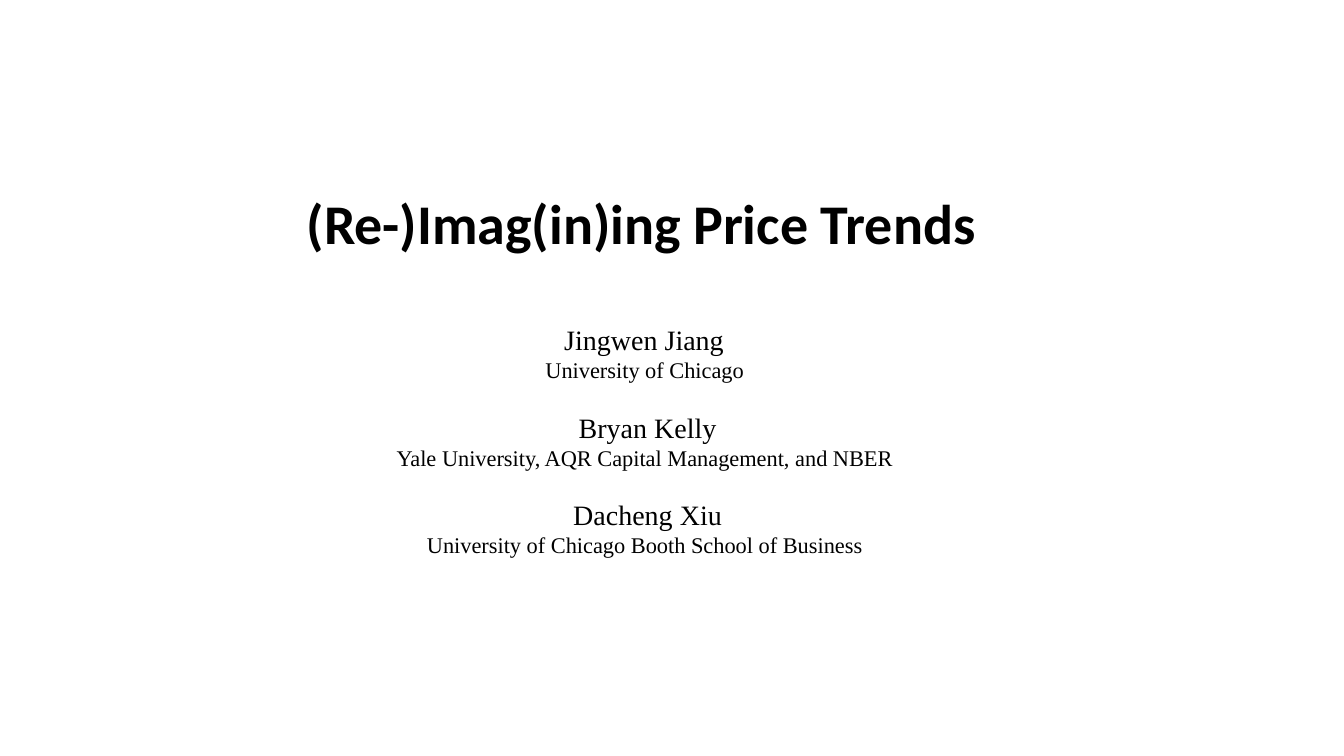
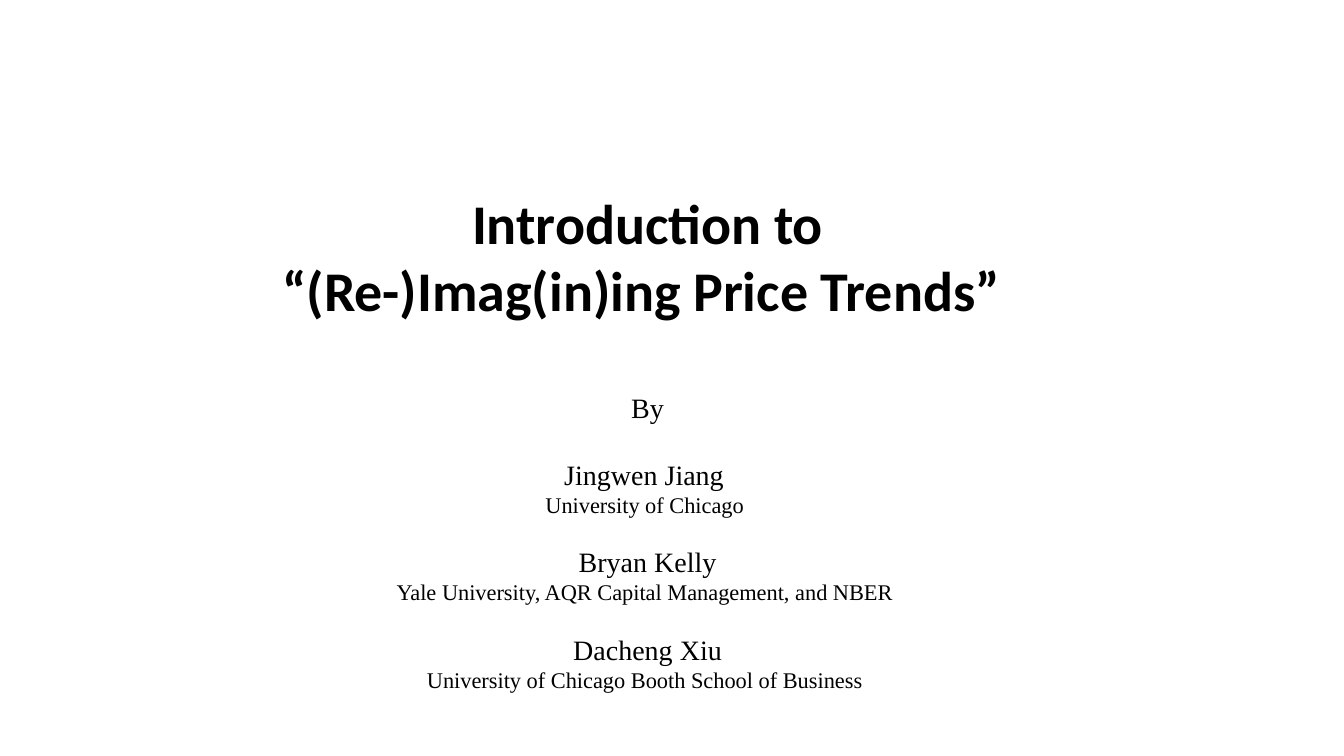
Before and after one commit to yao-lab/yao-lab.github.io, a slide deck: slide 1 of aifin/2021/slides/Xiu_Reimage.pptx. Drawn at 1344x756 pixels with LibreOffice and Linux fonts; fonts in the diff are those of the drawing. Boxes give left, top, right and bottom in pixels: in the first picture for what was removed or moved away, otherwise in the second. Text is boxed around its words. In the diff, an @@ line names an element or a change of style, - is before the commit and + after.

```diff
--- a/aifin/2021/slides/Xiu_Reimage.pptx
+++ b/aifin/2021/slides/Xiu_Reimage.pptx
@@ text at (x1=282, y1=204, x2=1000, y2=423): text changed @@
-(Re-)Imag(in)ing Price Trends
+Introduction to
+“(Re-)Imag(in)ing Price Trends”
+By
```
Also in this commit, not shown: 6 slides added, 4 other files.
